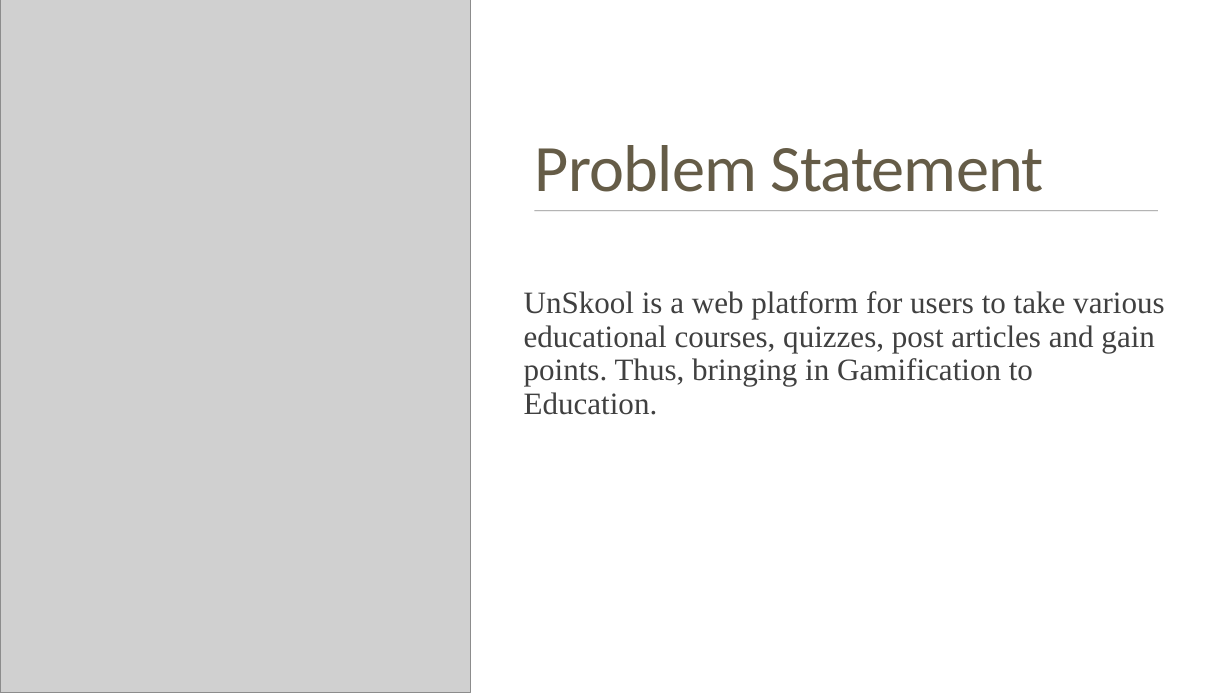
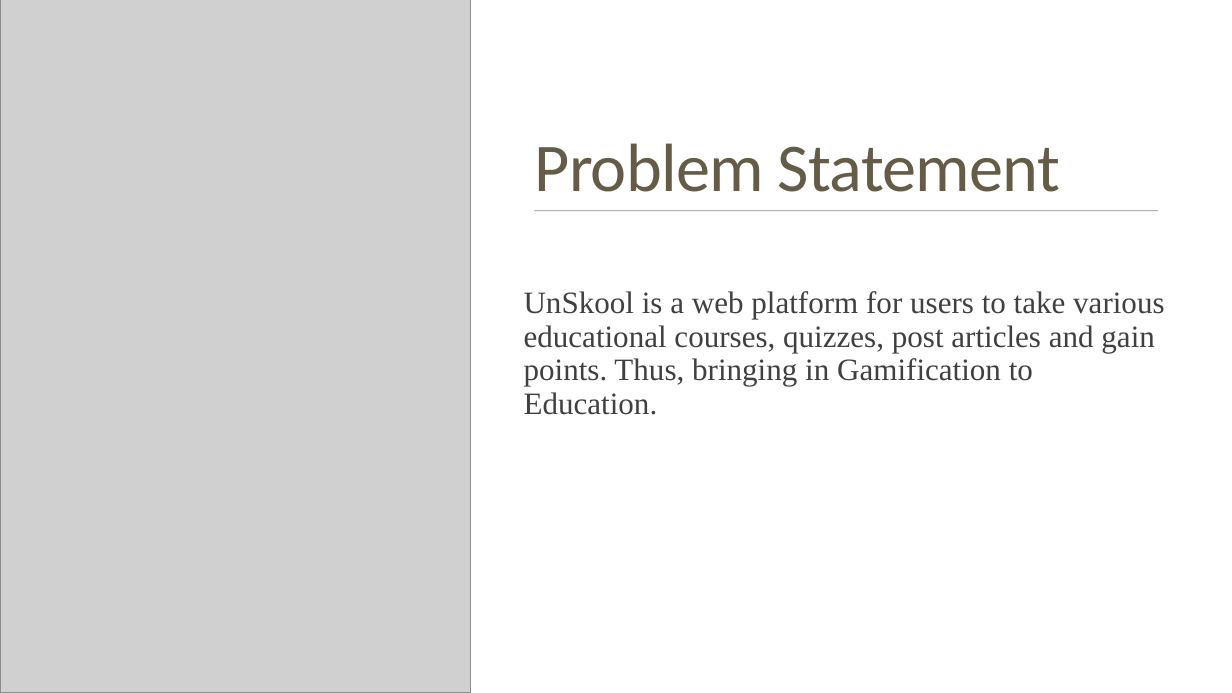
Before and after one commit to Vidyalakar-Institute-of-Technology/CISHack-Vidyalankar, a slide deck: slide 2 of Tech Spartans/Tech_Spartans.pptx. Drawn at 1232x693 pixels with LibreOffice and Linux fonts; fonts in the diff are those of the drawing; grey boxes stand for pictures. Boxes give left, top, right and bottom in pixels: in the first picture for what was removed or moved away, otherwise in the second. Text is boxed around its words. In the diff, an @@ line names an element or a change of style, - is before the commit and + after.

```diff
--- a/Tech Spartans/Tech_Spartans.pptx
+++ b/Tech Spartans/Tech_Spartans.pptx
@@ text "Problem Statement" at (535, 143, 1060, 192): size 42.7 to 44 pt @@
```
Also in this commit, not shown: 1 other slide changed.
